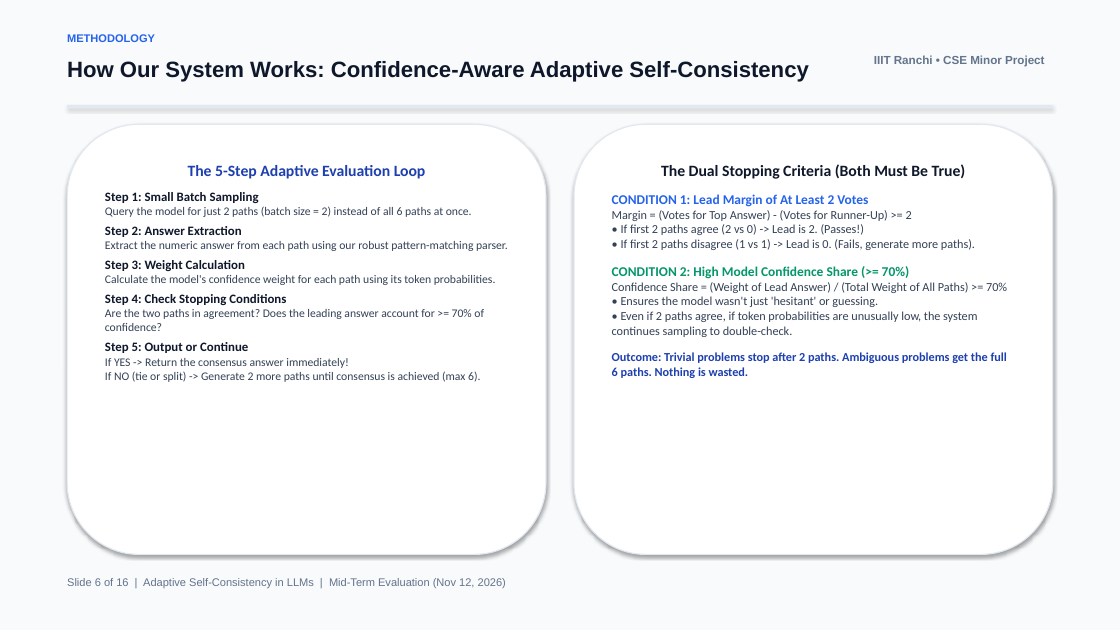
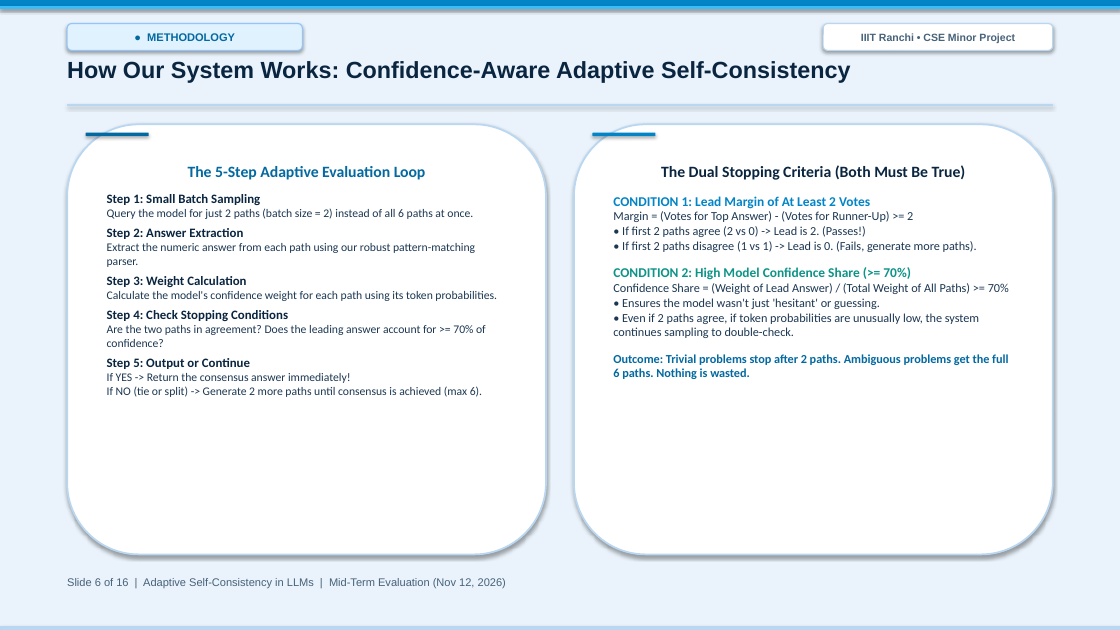
Before and after one commit to AbhinavKr0110/minor_project, a slide deck: slide 6 of presentation.pptx. Drawn at 1120x630 pixels with LibreOffice and Linux fonts; fonts in the diff are those of the drawing. Boxes give left, top, right and bottom in pixels: in the first picture for what was removed or moved away, otherwise in the second. Text is boxed around its words. In the diff, an @@ line names an element or a change of style, - is before the commit and + after.

```diff
--- a/presentation.pptx
+++ b/presentation.pptx
@@ rectangle at <box>0,0,1120,630</box>: fill #F8FAFC to #EAF3FB; outline #F8FAFC 0.75 pt to #EAF3FB 0.75 pt @@
@@ rectangle added at <box>0,0,1120,7</box>, fill #0284C7, outline #0284C7 0.75 pt @@
@@ rectangle added at <box>0,7,1120,8</box>, fill #38BDF8, outline #38BDF8 0.75 pt @@
@@ rounded rectangle "● METHODOLOGY": place and size @@
-rounded rectangle "● METHODOLOGY" at <box>67,34,155,42</box>
+rounded rectangle "● METHODOLOGY" at <box>67,24,302,50</box>
@@ rounded rectangle "● METHODOLOGY" at <box>67,24,302,50</box>: vertical alignment top to middle; fill none to #E0F2FE; outline none to #93C5FD 1 pt; shadow on @@
@@ rounded rectangle "IIIT Ranchi • CSE Minor ...": place and size @@
-rounded rectangle "IIIT Ranchi • CSE Minor ..." at <box>874,55,1044,67</box>
+rounded rectangle "IIIT Ranchi • CSE Minor ..." at <box>823,24,1053,50</box>
@@ rounded rectangle "IIIT Ranchi • CSE Minor ..." at <box>823,24,1053,50</box>: size 10 to 9 pt, text colour #64748B to #47627A; alignment right to centre; vertical alignment top to middle; fill none to #FFFFFF; outline none to #BAD7F2 1 pt; shadow on @@
@@ text "How Our System Works: Confidence-Aware ..." at <box>67,61,850,83</box>: size 19 to 20 pt, text colour #0F172A to #0A2540 @@
@@ text in rounded rectangle at <box>147,33,235,41</box>: text changed; text colour #2563EB to #0369A1 @@
-METHODOLOGY
+● METHODOLOGY
@@ rectangle at <box>67,104,1053,106</box>: fill #E2E8F0 to #BAD7F2; outline #E2E8F0 0.75 pt to #BAD7F2 0.75 pt @@
@@ rounded rectangle "The 5-Step Adaptive Evaluation Loop" at <box>67,124,546,555</box>: text colour #1E40AF to #0369A1 in "The 5-Step Adaptive Evaluation Loop"; text colour #0F172A to #0A2540 in "Step 1: Small Batch Sampling", "Step 2: Answer Extraction", "Step 3: Weight Calculation", "Step 4: Check Stopping Conditions" and 1 more places; text colour #334155 to #1C3752 in "Query the model for just 2 paths ...", "Extract the numeric answer from each path ...", "Calculate the model's confidence weight for each ...", "Are the two paths in agreement? Does ..." and 1 more places; outline #E2E8F0 1 pt to #BAD7F2 1.5 pt @@
@@ rounded rectangle added at <box>86,133,149,136</box>, fill #0369A1 @@
@@ rounded rectangle "The Dual Stopping Criteria (Both ..." at <box>574,124,1053,555</box>: text colour #0F172A to #0A2540 in "The Dual Stopping Criteria (Both Must Be ..."; text colour #2563EB to #0284C7 in "CONDITION 1: Lead Margin of At Least ..."; text colour #334155 to #1C3752 in "Margin = (Votes for Top Answer) - ...", "Confidence Share = (Weight of Lead Answer) ..."; text colour #059669 to #0D9488 in "CONDITION 2: High Model Confidence Share (>= ..."; text colour #1E40AF to #0369A1 in "Outcome: Trivial problems stop after 2 paths. ..."; outline #E2E8F0 1 pt to #BAD7F2 1.5 pt @@
@@ rounded rectangle added at <box>592,133,655,136</box>, fill #0284C7 @@
@@ text "Slide 6 of 16 | ..." at <box>67,578,506,588</box>: text colour #64748B to #47627A @@
@@ rectangle added at <box>0,627,1120,630</box>, fill #BAD7F2, outline #BAD7F2 0.75 pt @@
```
Also in this commit, not shown: 15 other slides changed, 4 other files.
